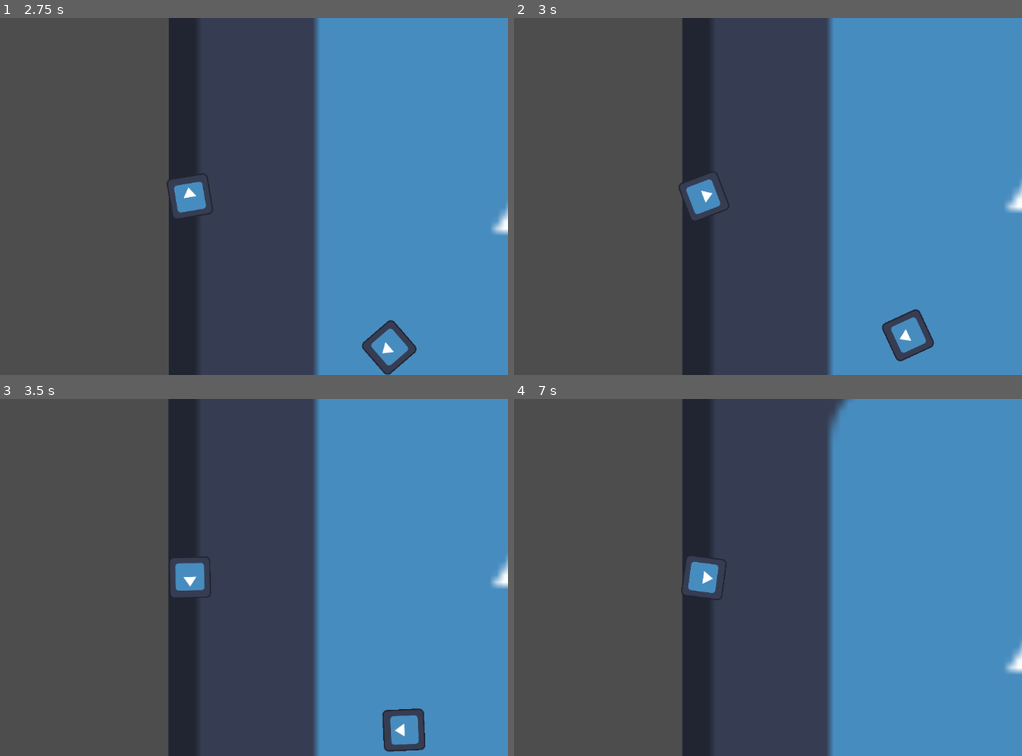
Above: before the commit, frames 1-4 (two rows, left to right).
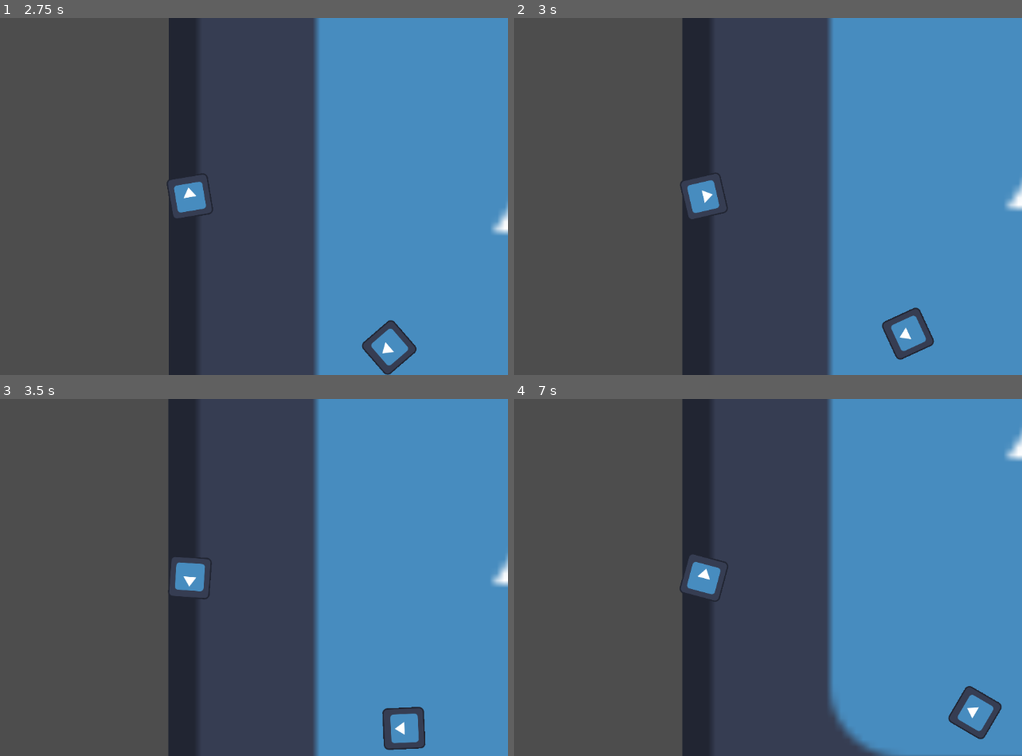
Above: after the commit, the same moments.

Repository: Eagleast/No_platform_the_game
Game: Godot game, scene res://Scenes/jumper_scene.tscn
Same seed, same stepped clock (60 frames per second), same inputs: the game is played once before the commit and once after it. The engine's default icon, where the game draws it, is replaced by a stand-in: a white triangle on a blue panel in a dark square.
Inputs (mouse positions are in pixels of both pictures, inside the frame that each line leads up to):
- Up to frame 1 (2.75 s): move the mouse to (330, 178) at 0.52 s; hold Space (jump) 0.53-1.28 s; tap Enter at 1.25 s; move the mouse to (60, 214) at 1.27 s; tap Space (jump) at 1.35, 1.52, 1.82 s; move the mouse to (254, 117) at 2.02 s; hold Space (jump) from 2.03 s (still down)
- Up to frame 2 (3 s): move the mouse to (671, 267) at 2.77 s; release Space (jump) at 2.78 s; tap Space (jump) at 2.85 s
- Up to frame 3 (3.5 s): tap Space (jump) at 3.02, 3.32 s
- Up to frame 4 (7 s): move the mouse to (895, 631) at 3.52 s; hold Space (jump) 3.53-4.28 s; move the mouse to (outside the picture) at 4.27 s; tap Space (jump) at 4.35, 4.52, 4.82, 5.85, 6.02, 6.32 s; move the mouse to (737, 577) at 5.02 s; hold Space (jump) 5.03-5.78 s; move the mouse to (610, 488) at 5.77 s; move the mouse to (844, 559) at 6.52 s; hold Space (jump) from 6.53 s (still down)

Frame 1 is identical in both runs. In frame 2, 0.5% of the frame differs, in the area x 32-100%, y 43-97%; in frame 3, 0.4%; in frame 4, 2.2%, in the area x 32-100%, y 0-100%.

Commit message:
Pleins de petits test
tests sur le fairt que le joueur puisse se coller et fasse apparaitre des trucs

Diff:
--- /dev/null
+++ b/Scenes/CollisionShape2D.gd
@@ -0,0 +1,11 @@
+extends CollisionShape2D
+
+
+# Called when the node enters the scene tree for the first time.
+func _ready():
+	pass # Replace with function body.
+
+
+# Called every frame. 'delta' is the elapsed time since the previous frame.
+func _process(delta):
+	pass
--- a/Scripts/jumper.gd
+++ b/Scripts/jumper.gd
@@ -16,9 +16,12 @@
 @onready var marker_2d = $"../Marker2D"
 @onready var jumper = $"."
 @onready var area_2d = $Area2D
+@onready var collision_shape_2d = $CollisionShape2D
+
 
 
 func _ready():
+
 	position = starting_pos
 	# Enable the logging of 5 collisions.
 	set_contact_monitor(true)
@@ -27,6 +30,7 @@
 	# Apply Godot physics at first
 	set_use_custom_integrator(false)
 
+
 func _process(delta):
 	if Input.is_action_pressed("jump") and is_sticking:
 		add_jump_force(delta)
@@ -34,6 +38,7 @@
 		print("jump")
 		is_sticking = false
 		set_use_custom_integrator(false)
+		set_freeze_enabled(0)
 		jump()
 	if Input.is_action_pressed("reset"):
 		game_over()
@@ -46,9 +51,15 @@
 		#set jumper velocity to 0 so the old velocity doesnt add up in next jump
 		jumper.set_linear_velocity(Vector2(0,0))
 		# Ignore Godot physics once the jumper sticks
-		set_use_custom_integrator(true)
+		#set_use_custom_integrator(true)
+		set_freeze_mode(FREEZE_MODE_STATIC)
+		set_freeze_enabled(1)
+		print(get_freeze_mode())
 		# Get the rigid body on which the ball will stick
 		body_on_which_sticked = body_state.get_contact_collider_object(0)
+		if body_on_which_sticked.is_in_group("platform"):
+			pass
+			#body_on_which_sticked.add_collision(collision_shape_2d.get_shape(),global_transform)
 		# For debug, check on which we are sticking
 		print("The ball is sticking on a ", body_on_which_sticked.get_name())
 		# Some transforms (tr) at the collision instant (ci)
@@ -60,8 +71,8 @@
 	if is_sticking :
 		# We take the last transform of the moving collider, and we keep the same relative position of the ball to the collider it had at the collision instant.
 		# In other words: "world->collider (at latest news), and then, collider->ball (like at the collision instant)".
+		global_transform = body_on_which_sticked.get_global_transform() * tr_ci_collider_to_ball
 
-		global_transform = body_on_which_sticked.get_global_transform() * tr_ci_collider_to_ball
 func pushing_platforms(jumping_force):
 	var colliding_bodys = get_colliding_bodies()
 	var colliding_platforms = []
@@ -94,6 +105,7 @@
 	apply_central_impulse(jump_velocity)
 	jump_force = 0
 
+
 	#updates the position of the debug marker (not working rn)
 
 func update_marker():
--- a/Scripts/platform_movable.gd
+++ b/Scripts/platform_movable.gd
@@ -1,5 +1,22 @@
 extends RigidBody2D
+@onready var collision_shape_2d = $CollisionShape2D
+
 
 func impulse(mass_pos, jump_dir,mass_player):
 	apply_impulse(-jump_dir * mass_player / mass,mass_pos-position)
 	print("mass of platform : ", mass)
+
+func add_collision(player_col_shape, player_col_location):
+	var rect = RectangleShape2D.new()
+	rect.extents = Vector2(100, 100)
+	var player_mirror = CollisionShape2D.new()
+	player_mirror.shape = player_col_shape
+	player_mirror.global_transform =get_global_transform().inverse() * player_col_location
+	add_child(player_mirror)
+
+	print("added")
+	pass
+
+func _process(delta):
+
+	pass
Not shown, added: .DS_Store
